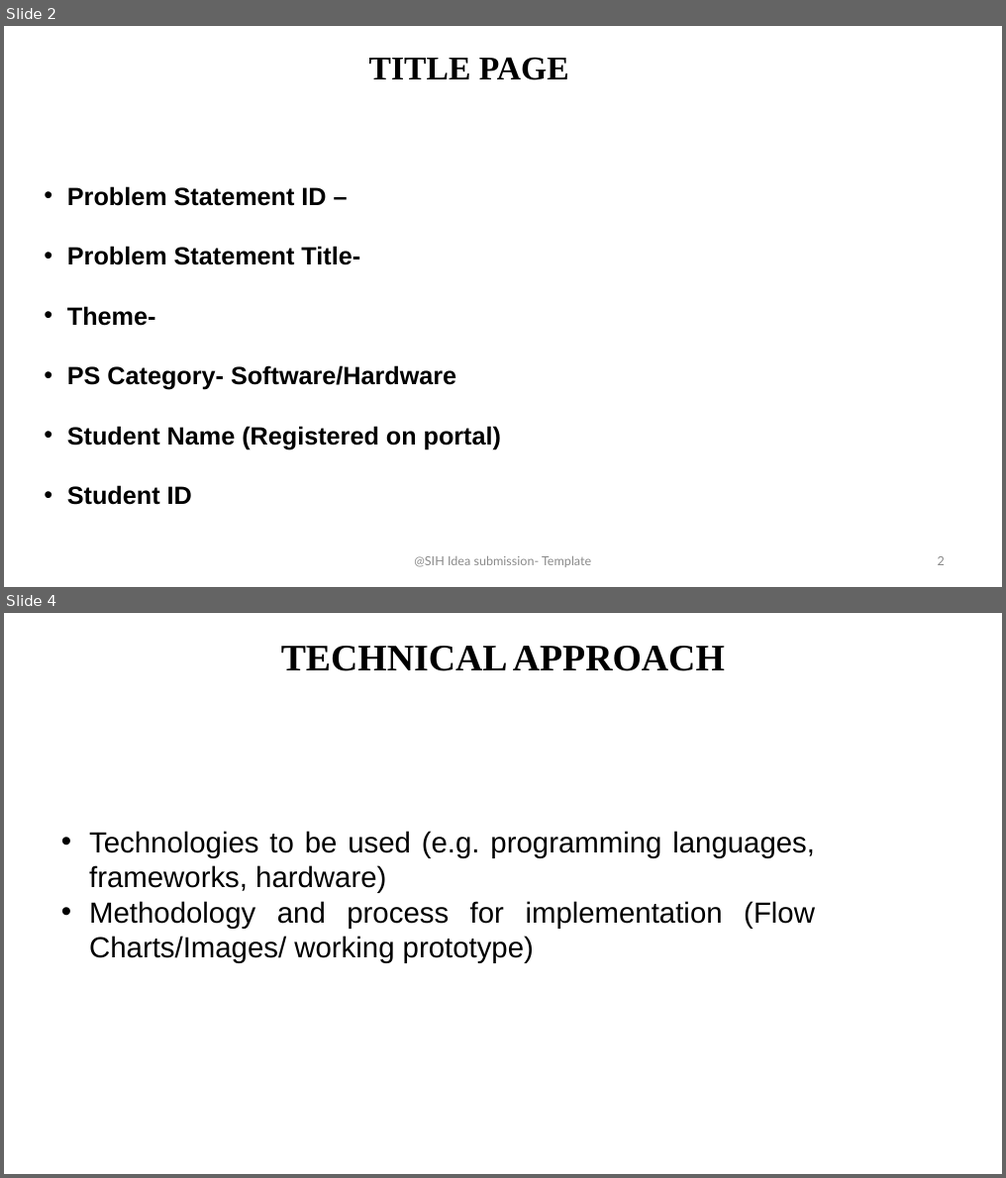
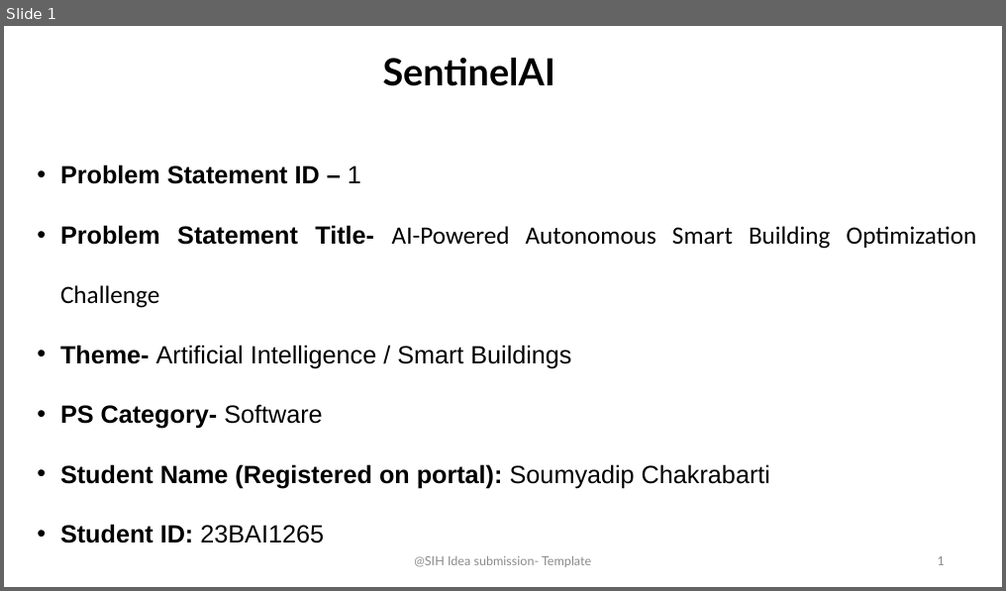
Before and after one commit to APEXPRE123207/Sentinel_BMS_AI, a slide deck: deliverables/SentinelAI_BMS_Presentation.pptx. Shown one above the other, each under a label of ours: slides 2 and 4 before the commit, slide 1 after it; the slides between them are not shown. The pictures are 1006x1178 and 1006x591 pixels, drawn with LibreOffice and Linux fonts; fonts in the diff are those of the drawing. Boxes give left, top, right and bottom in pixels: in the first picture for what was removed or moved away, otherwise in the second. Text is boxed around its words. In the diff, an @@ line names an element or a change of style, - is before the commit and + after.

```diff
--- a/deliverables/SentinelAI_BMS_Presentation.pptx
+++ b/deliverables/SentinelAI_BMS_Presentation.pptx
@@ slide 4 removed at <box>4,613,1002,1174</box>, background #FFFFFF @@
@@ title removed at <box>281,646,725,671</box> @@
-TECHNICAL APPROACH
@@ text removed at <box>89,831,815,963</box> @@
-• Technologies to be used (e.g. programming languages, frameworks, hardware)
-• Methodology and process for implementation (Flow Charts/Images/ working prototype)
@@ what was slide 2 is now slide 1 @@
@@ slide 1 changed as well @@
@@ text at <box>383,58,555,86</box>: text changed; size 32 to 36 pt; font Times New Roman to Lato @@
-TITLE PAGE
+SentinelAI
@@ text at <box>60,165,977,544</box>: text changed; bold off @@
-• Problem Statement ID –
-• Problem Statement Title-
-• Theme-
-• PS Category- Software/Hardware
-• Student Name (Registered on portal)
-• Student ID
+• Problem Statement ID – 1
+• Problem Statement Title- AI-Powered Autonomous Smart Building Optimization Challenge
+• Theme- Artificial Intelligence / Smart Buildings
+• PS Category- Software
+• Student Name (Registered on portal): Soumyadip Chakrabarti
+• Student ID: 23BAI1265
@@ page number at <box>938,557,944,566</box>: text changed @@
-2
+1
```
Also in this commit, not shown: 2 other slides changed, 3 slides added, 3 other slides removed, 13 other files.
